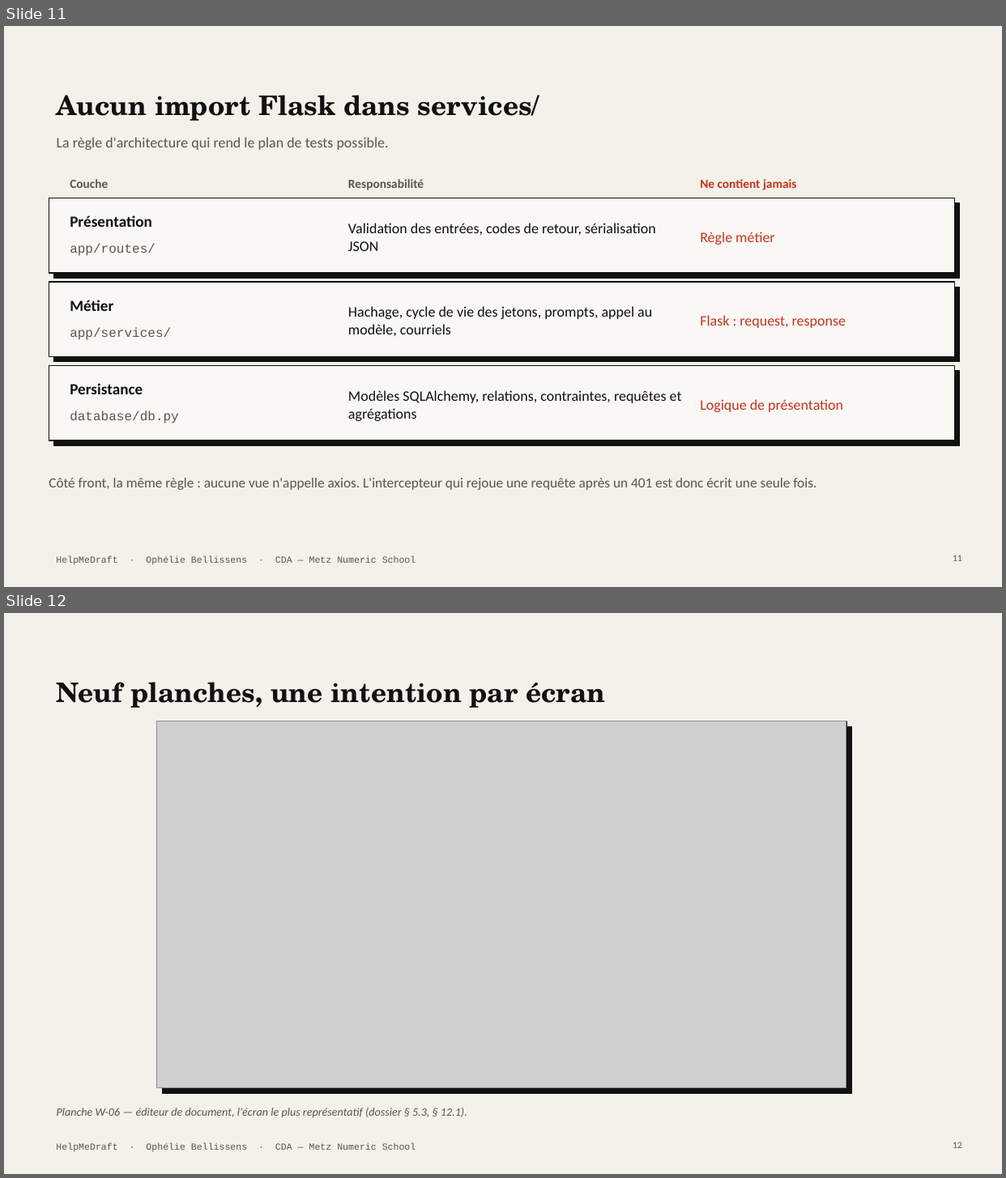
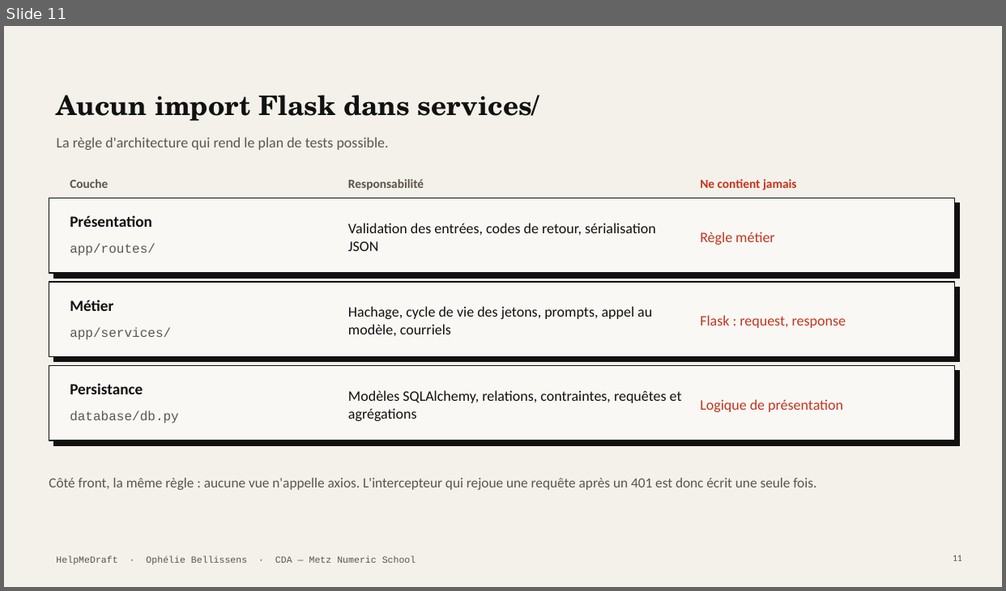
Before and after one commit to Equinoxya/HelpMeDraft---projet-fil-rouge, a slide deck: docs/Soutenance-HelpMeDraft.pptx. Shown one above the other, each under a label of ours: slides 11 and 12 before the commit, slide 11 after it. The pictures are 1006x1178 and 1006x591 pixels, drawn with LibreOffice and Linux fonts; fonts in the diff are those of the drawing; grey boxes stand for pictures. Boxes give left, top, right and bottom in pixels: in the first picture for what was removed or moved away, otherwise in the second. Text is boxed around its words. In the diff, an @@ line names an element or a change of style, - is before the commit and + after.

```diff
--- a/docs/Soutenance-HelpMeDraft.pptx
+++ b/docs/Soutenance-HelpMeDraft.pptx
@@ slide 12 removed at [4,613,1002,1174], background #F4F1EA; not listed: 1 template element that a slide beside it also shows @@
@@ title removed at [57,682,605,708] @@
-Neuf planches, une intention par écran
@@ rectangle removed at [157,722,846,1088] @@
@@ picture removed at [157,722,846,1088] @@
@@ rectangle removed at [162,726,851,1093] @@
@@ text removed at [57,1108,467,1118] @@
-Planche W-06 — éditeur de document, l'écran le plus représentatif (dossier § 5.3, § 12.1).
@@ page number removed at [953,1142,962,1148] @@
-12
```
Also in this commit, not shown: 6 slides changed, 1 slide added, 17 other files.
